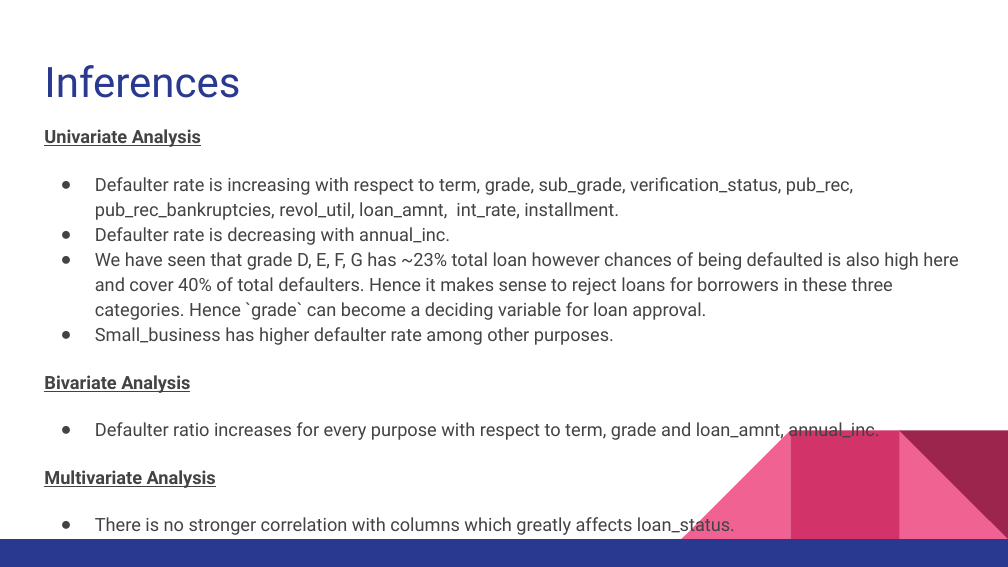
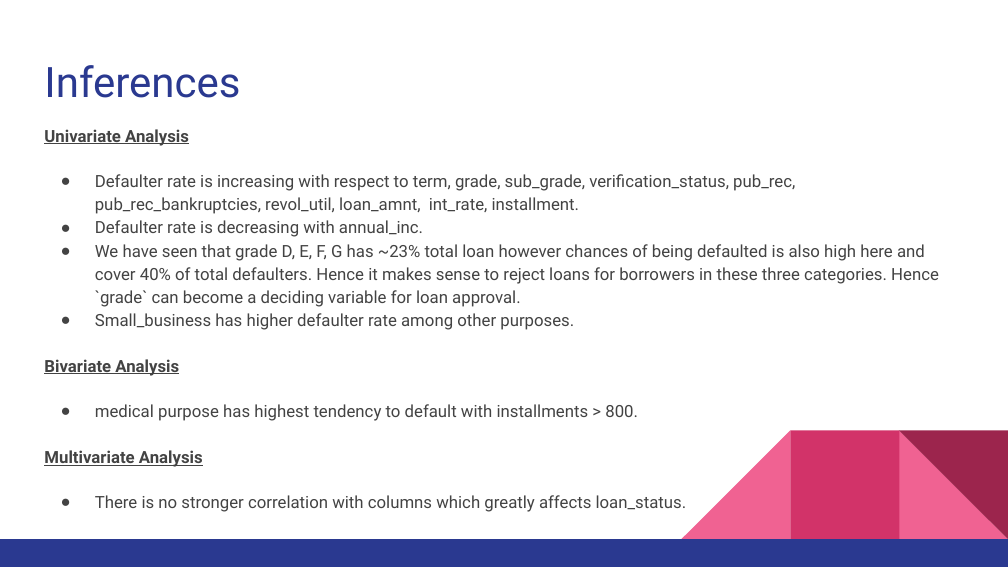
Before and after one commit to rajeevin/LendingClubCaseStudy, a slide deck: slide 20 of Lending Club Case study.pptx (slide 17 before the commit). Drawn at 1008x567 pixels with LibreOffice and Linux fonts; fonts in the diff are those of the drawing. Boxes give left, top, right and bottom in pixels: in the first picture for what was removed or moved away, otherwise in the second. Text is boxed around its words. In the diff, an @@ line names an element or a change of style, - is before the commit and + after.

```diff
--- a/Lending Club Case study.pptx
+++ b/Lending Club Case study.pptx
@@ text at bbox=[44, 129, 939, 512]: size 13 to 12 pt @@
@@ text at bbox=[95, 404, 638, 421]: text changed; size 13 to 12 pt @@
-● Defaulter ratio increases for every purpose with respect to term, grade and loan_amnt, annual_inc.
+● medical purpose has highest tendency to default with installments > 800.
```
Also in this commit, not shown: 11 other slides changed, 4 slides added, 1 slide removed, 1 other file.
